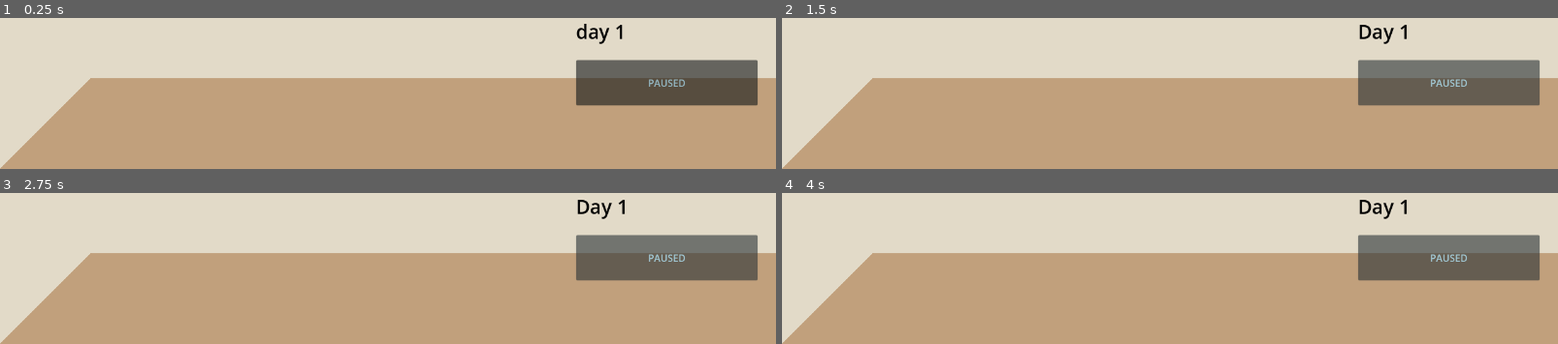
Above: before the commit, frames 1-4 (two rows, left to right).
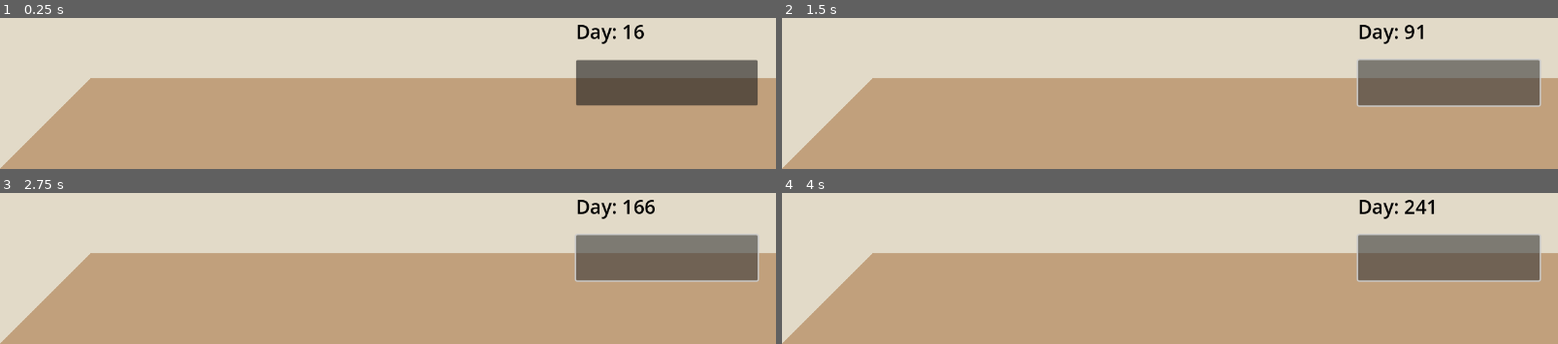
Above: after the commit, the same moments.

Repository: jac192133/Ecobana
Game: Godot game, scene res://scenes/RoomScene.tscn
Same seed, same stepped clock (60 frames per second), same inputs: the game is played once before the commit and once after it.
Inputs (mouse positions are in pixels of both pictures, inside the frame that each line leads up to):
- Up to frame 1 (0.25 s): no input
- Up to frame 2 (1.5 s): click (1449, 82) at 0.5 s; click (1449, 82) at 1.25 s
- Up to frame 3 (2.75 s): no input
- Up to frame 4 (4 s): no input

The runs differ from the first frame. In frame 1, 0.6% of the frame differs, in the area x 74-89%, y 3-46%; in frame 2, 0.7%; in frame 3, 0.8%, in the area x 74-98%, y 4-59%; in frame 4, 0.8%.

Commit message:
calendar lable functional but speed is different

Diff:
--- a/godotecobana/scenes/RoomScene.tscn
+++ b/godotecobana/scenes/RoomScene.tscn
@@ -75,5 +75,3 @@
 visible = false
 color = Color(0.00784314, 0.854902, 0.027451, 1)
 polygon = PackedVector2Array(1280, 0, 980, 300, 980, 1020, 1280, 720)
-
-[connection signal="time_updated" from="TimeManager" to="Control/CalenderLabel" method="_on_time_manager_time_updated"]
--- a/godotecobana/scenes/calender_label.gd
+++ b/godotecobana/scenes/calender_label.gd
@@ -1,15 +1,11 @@
+# calender_label.gd - Ensuring it properly updates on day change and avoiding null reference error
+
 extends Label
 
-@onready var time_manager = get_node("/root/RoomScene/TimeManager")
+func _ready():
+	var time_manager = get_tree().get_root().find_child("TimeManager", true, false)
+	if time_manager:
+		time_manager.connect("day_changed", _on_day_changed)
 
-func _ready():
-	if time_manager:
-		if not time_manager.time_updated.is_connected(_on_time_manager_time_updated):
-			time_manager.time_updated.connect(_on_time_manager_time_updated)
-			print("✅ CalendarLabel successfully connected to time_updated signal!")  # Debugging confirmation
-		else:
-			print("⚠️ Warning: CalendarLabel was already connected to time_updated.")
-
-func _on_time_manager_time_updated(day: int, _time_of_day: float):  # ✅ Fixed unused variable warning
-	text = "Day " + str(day)
-	print("📅 Updated Calendar Label: Day", day)  # Debugging confirmation
+func _on_day_changed(new_day: int):
+	text = "Day: " + str(new_day)
--- a/godotecobana/scenes/pause_toggle_button.gd
+++ b/godotecobana/scenes/pause_toggle_button.gd
@@ -1,32 +1,14 @@
+# pause_toggle_button.gd - Ensuring signal is emitted properly
+
 extends Button
 
+signal pause_toggled(is_paused: bool)
+
+var is_paused: bool = false
+
 func _ready():
-	# Start the game in a paused state
-	get_tree().paused = true
-	update_button_appearance()
-	# Connect the button press signal
-	self.pressed.connect(_on_PauseToggleButton_pressed)
-	# Prevent Spacebar from accidentally "clicking" the button
-	focus_mode = Control.FOCUS_NONE
-	# Ensure the script always processes input (for Spacebar toggle)
-	process_mode = Node.PROCESS_MODE_ALWAYS
+	connect("pressed", _on_pressed)
 
-func _input(event):
-	if event.is_action_pressed("pause_toggle"): # Spacebar toggles pause
-		toggle_pause()
-
-func _on_PauseToggleButton_pressed():
-	toggle_pause()
-
-func toggle_pause():
-	# Toggle the paused state
-	get_tree().paused = not get_tree().paused
-	update_button_appearance()
-
-func update_button_appearance():
-	if get_tree().paused:
-		text = "PAUSED"
-		modulate = Color(0.678, 0.847, 0.902) # Light blue
-	else:
-		text = "UNPAUSED"
-		modulate = Color(1.0, 0.627, 0.478) # Light red
+func _on_pressed():
+	is_paused = !is_paused
+	emit_signal("pause_toggled", is_paused)
--- a/godotecobana/scenes/time_manager.gd
+++ b/godotecobana/scenes/time_manager.gd
@@ -1,39 +1,21 @@
+# time_manager.gd - Ensuring signals are properly emitted and functional
+
 extends Node
 
-signal time_updated(day: int, time_of_day: float)  # ✅ Declare signal
+signal day_changed(new_day: int)
 
 var current_day: int = 1
-var last_updated_hour: int = -1
-var time_of_day: float = 0.0
-@export var seconds_per_day: float = 10.0
+var is_paused: bool = false
 
-func _ready():
-	# ✅ Ensure CalendarLabel listens for this signal only once
-	var calendar_label = get_node_or_null("/root/RoomScene/Control/CalenderLabel")
-	if calendar_label:
-		if calendar_label.has_method("_on_time_manager_time_updated"):
-			if not time_updated.is_connected(calendar_label._on_time_manager_time_updated):  # ✅ Prevent duplicate connection
-				time_updated.connect(calendar_label._on_time_manager_time_updated)
-			else:
-				print("⚠️ Warning: time_updated signal already connected to CalendarLabel.")
-		else:
-			print("❌ Error: _on_time_manager_time_updated() function is missing in CalendarLabel!")
-	else:
-		print("❌ Error: CalendarLabel not found!")
+func _process(_delta: float):
+	if is_paused:
+		return
+	advance_time()
 
-func _process(delta):
-	if get_tree().paused:
-		return  # ✅ Stop time when paused
+func advance_time():
+	current_day += 1
+	emit_signal("day_changed", current_day)
 
-	time_of_day += delta / seconds_per_day  # Increment time
-
-	var current_hour = int(time_of_day * 24)
-
-	if current_hour != last_updated_hour:
-		last_updated_hour = current_hour
-		emit_signal("time_updated", current_day, time_of_day)  # ✅ Ensure signal is used
-
-	if time_of_day >= 1.0:
-		time_of_day = 0.0  # Reset time of day
-		current_day += 1  # Increment day
-		emit_signal("time_updated", current_day, time_of_day)  # ✅ Ensure signal is used
+func set_paused(pause_state: bool):
+	is_paused = pause_state
+	emit_signal("day_changed", current_day) # Ensuring the signal is used
--- /dev/null
+++ b/godotecobana/scripts/table_polygon_adjuster.gd
@@ -0,0 +1,84 @@
+extends Node2D
+
+# Define available table sizes
+enum TableSize {
+	SMALL,
+	MEDIUM,
+	LARGE,
+	EXTRA_LONG
+}
+
+@export var table_size: TableSize = TableSize.MEDIUM  # Default table size
+
+# Predefined polygon points for each table size
+var table_shapes = {
+	TableSize.SMALL: {
+		"TableTop": PackedVector2Array([
+			Vector2(-75, -50), Vector2(75, -50), Vector2(90, 0), Vector2(-90, 0)
+		]),
+		"TableFront": PackedVector2Array([
+			Vector2(-90, 0), Vector2(90, 0), Vector2(90, 20), Vector2(-90, 20)
+		]),
+		"TableLeft": PackedVector2Array([
+			Vector2(-75, -50), Vector2(-90, 0), Vector2(-90, 20), Vector2(-75, -30)
+		]),
+		"TableRight": PackedVector2Array([
+			Vector2(75, -50), Vector2(90, 0), Vector2(90, 20), Vector2(75, -30)
+		])
+	},
+	TableSize.MEDIUM: {
+		"TableTop": PackedVector2Array([
+			Vector2(-125, -75), Vector2(125, -75), Vector2(150, 0), Vector2(-150, 0)
+		]),
+		"TableFront": PackedVector2Array([
+			Vector2(-150, 0), Vector2(150, 0), Vector2(150, 30), Vector2(-150, 30)
+		]),
+		"TableLeft": PackedVector2Array([
+			Vector2(-125, -75), Vector2(-150, 0), Vector2(-150, 30), Vector2(-125, -45)
+		]),
+		"TableRight": PackedVector2Array([
+			Vector2(125, -75), Vector2(150, 0), Vector2(150, 30), Vector2(125, -45)
+		])
+	},
+	TableSize.LARGE: {
+		"TableTop": PackedVector2Array([
+			Vector2(-175, -90), Vector2(175, -90), Vector2(200, 0), Vector2(-200, 0)
+		]),
+		"TableFront": PackedVector2Array([
+			Vector2(-200, 0), Vector2(200, 0), Vector2(200, 40), Vector2(-200, 40)
+		]),
+		"TableLeft": PackedVector2Array([
+			Vector2(-175, -90), Vector2(-200, 0), Vector2(-200, 40), Vector2(-175, -50)
+		]),
+		"TableRight": PackedVector2Array([
+			Vector2(175, -90), Vector2(200, 0), Vector2(200, 40), Vector2(175, -50)
+		])
+	},
+	TableSize.EXTRA_LONG: {
+		"TableTop": PackedVector2Array([
+			Vector2(-250, -100), Vector2(250, -100), Vector2(280, 0), Vector2(-280, 0)
+		]),
+		"TableFront": PackedVector2Array([
+			Vector2(-280, 0), Vector2(280, 0), Vector2(280, 50), Vector2(-280, 50)
+		]),
+		"TableLeft": PackedVector2Array([
+			Vector2(-250, -100), Vector2(-280, 0), Vector2(-280, 50), Vector2(-250, -50)
+		]),
+		"TableRight": PackedVector2Array([
+			Vector2(250, -100), Vector2(280, 0), Vector2(280, 50), Vector2(250, -50)
+		])
+	}
+}
+
+func _ready():
+	set_table_polygons()
+
+func set_table_polygons():
+	for part_name in table_shapes[table_size]:
+		var polygon_node = get_node_or_null(part_name)
+		if polygon_node:
+			polygon_node.polygon = table_shapes[table_size][part_name]
+
+func change_table_size(size: int):
+	table_size = TableSize.values()[size]  # ✅ Converts int to enum properly
+	set_table_polygons()
--- /dev/null
+++ b/godotecobana/scripts/table_size_selector.gd
@@ -0,0 +1,40 @@
+extends OptionButton
+
+@onready var table = get_node("/root/RoomScene/Table")
+
+func _ready():
+	# Populate dropdown menu
+	clear()
+	add_item("Small Table")
+	add_item("Medium Table")
+	add_item("Large Table")
+	add_item("Extra-Long Table")
+
+	# Ensure correct state at game start
+	update_dropdown_state()
+
+	# Connect selection signal
+	item_selected.connect(_on_item_selected)
+
+	# Connect to pause toggle signal if available
+	var time_manager = get_node_or_null("/root/RoomScene/TimeManager")
+	if time_manager:
+		if not time_manager.time_updated.is_connected(_on_pause_toggled):
+			time_manager.time_updated.connect(_on_pause_toggled)
+	else:
+		print("⚠️ Warning: TimeManager not found!")
+
+func _on_item_selected(index: int):
+	if table:
+		table.change_table_size(index)
+		print("✅ Table size changed to:", index)
+	# Close dropdown after selection
+	get_popup().hide()
+
+func _on_pause_toggled(_day: int, _time_of_day: float):
+	update_dropdown_state()
+
+func update_dropdown_state():
+	# Enable dropdown only when the game is paused
+	disabled = not get_tree().paused
+	print("🔄 Table Selector:", "ENABLED" if get_tree().paused else "DISABLED")
--- /dev/null
+++ b/godotecobana/shaders/wall_shader.gdshader
@@ -0,0 +1,9 @@
+shader_type canvas_item;
+
+void fragment() {
+    vec2 uv = UV;
+    float gradient = uv.x; // Left to right gradient
+    vec4 color_start = vec4(1.0, 0.854, 0.725, 1.0); // Light peach
+    vec4 color_end = vec4(0.9, 0.7, 0.6, 1.0); // Slightly darker peach
+    COLOR = mix(color_start, color_end, gradient);
+}
--- /dev/null
+++ b/godotecobana/shaders/water_shader.gdshader
@@ -0,0 +1,18 @@
+shader_type canvas_item;
+
+// Explicitly declare the water texture
+uniform sampler2D water_texture;
+uniform float transparency; // Transparency control
+
+void fragment() {
+    vec2 uv = UV;
+
+    // Sample the texture correctly
+    vec4 tex_color = texture(water_texture, uv);
+
+    // Ensure transparency is applied without making it fully invisible
+    tex_color.a *= max(transparency, 0.2); // Prevent full invisibility
+
+    // Output the final color
+    COLOR = tex_color;
+}
